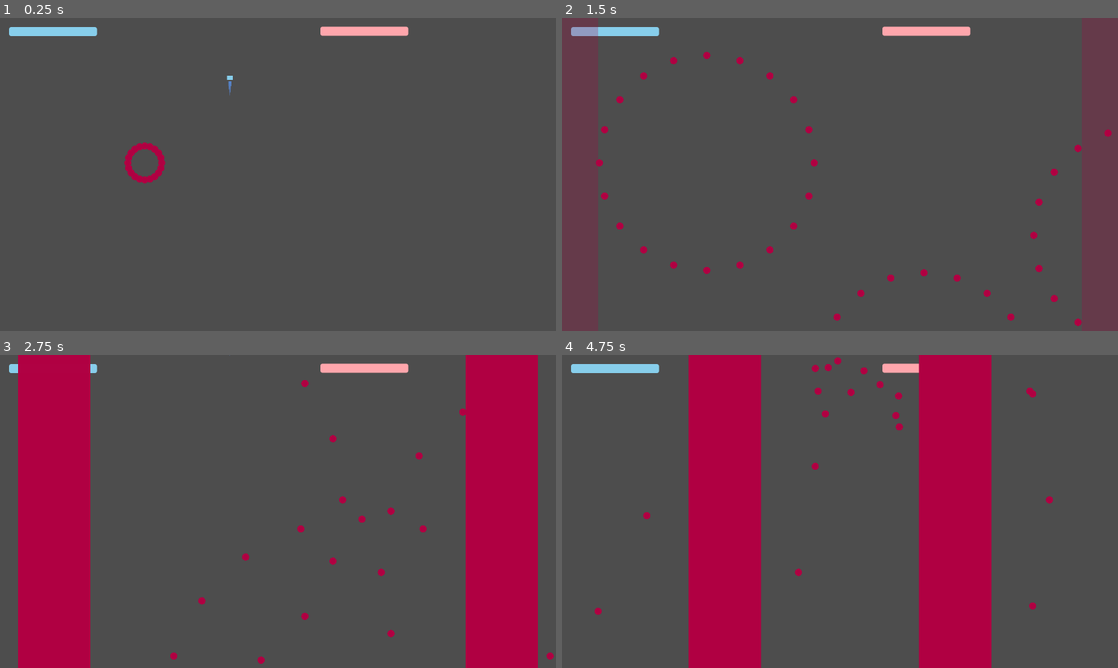
Above: before the commit, frames 1-4 (two rows, left to right).
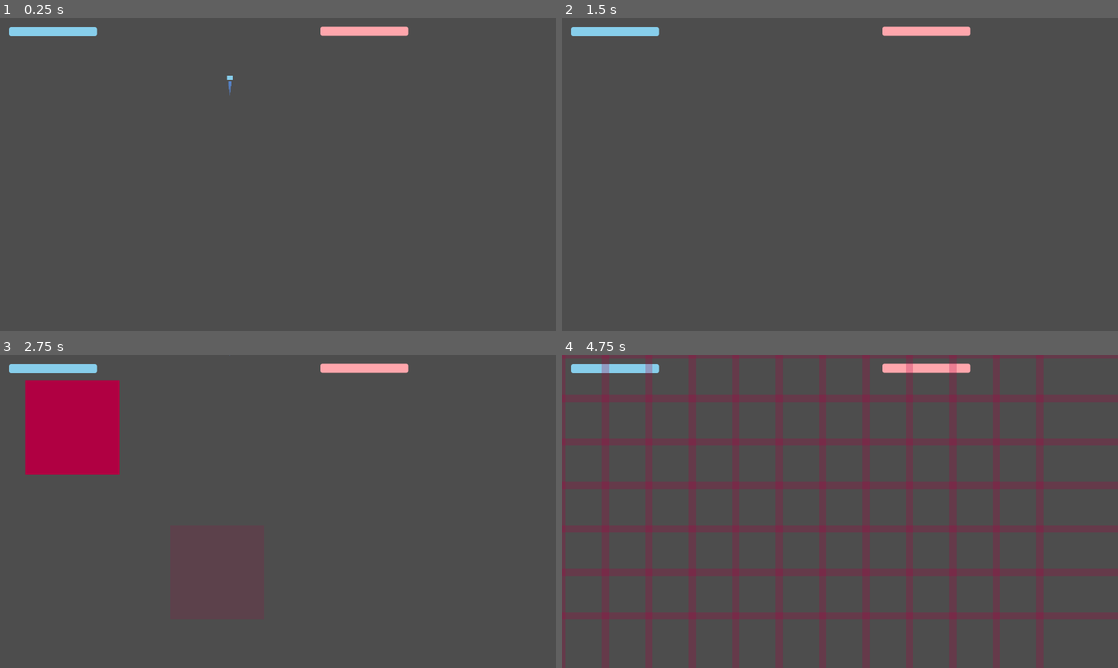
Above: after the commit, the same moments.

Repository: Sosenteam/sa-bullet-hell
Game: Godot game, scene res://levels/level.tscn
The game is run twice, just before and just after one commit, with the same random seed, the same clock (stepped at 60 frames per second) and the same inputs.
Inputs:
- Up to frame 1 (0.25 s): no input
- Up to frame 2 (1.5 s): no input
- Up to frame 3 (2.75 s): no input
- Up to frame 4 (4.75 s): no input

The runs differ from the first frame. In frame 1, 0.4% of the frame differs, in the area x 22-30%, y 39-53%; in frame 2, 1.0%; in frame 3, 25%; in frame 4, 28%, in the area x 0-89%, y 0-100%.

Commit message:
started alec level

Diff:
--- a/levels/level.tscn
+++ b/levels/level.tscn
@@ -4,7 +4,7 @@
 [ext_resource type="PackedScene" uid="uid://cve5veffvb4ca" path="res://manager.tscn" id="2_safpt"]
 [ext_resource type="PackedScene" uid="uid://bdyr0clmpxsvg" path="res://user_interface/ui.tscn" id="3_gjl0y"]
 [ext_resource type="PackedScene" uid="uid://yjjijai7t87k" path="res://player/player.tscn" id="4_vnv7o"]
-[ext_resource type="AudioStream" uid="uid://caa234djxmkko" path="res://music/alec-singer!.wav" id="5_safpt"]
+[ext_resource type="AudioStream" uid="uid://cqq6j1enomkq2" path="res://music/alec-singer!2.wav" id="5_safpt"]
 
 [sub_resource type="WorldBoundaryShape2D" id="WorldBoundaryShape2D_5mrsh"]
 normal = Vector2(1, 0)
--- a/levels/testing_level.gd
+++ b/levels/testing_level.gd
@@ -24,8 +24,8 @@
 	for i in 5:
 		shapes.append(manager.create_shape())
 	#level_one()
-	test_level()
-
+	#test_level()
+	level_alec()
 
 func _physics_process(delta: float) -> void:
 	#$HitzonePlayer.creaate_bullet(Vector2(1000,randf_range(0,600)),10,200*Vector2.from_angle(randf_range(4*PI/6,8*PI/6)))
@@ -138,3 +138,20 @@
 	level.set_parallel(false)
 	level.tween_callback(manager.create_horizontal_wipe.bind(0,10,60,Global.center.x,0.04,1))
 	level.tween_callback(manager.create_vertical_wipe.bind(0,10,60,Global.center.y,0.04,1))
+
+func level_alec():
+	music_player.play()
+	var level = get_parent().create_tween()
+	level.set_parallel(true)
+	level.tween_callback(manager.create_zone.bind(Vector2(100,100),Vector2(130,130))).set_delay(1.99)
+	level.tween_callback(manager.create_zone.bind(Vector2(300,300),Vector2(130,130))).set_delay(2.510)
+	level.tween_callback(manager.create_zone.bind(Vector2(500,100),Vector2(130,130))).set_delay(2.84)
+	level.tween_callback(manager.create_horizontal_wipe.bind(0,10,60,Global.center.x,0.001,1)).set_delay(4.421)
+	level.chain().tween_callback(manager.create_vertical_wipe.bind(0,10,60,Global.center.y,0.001,1))
+	for pos in corners_and_centers:
+		var angle_to_center = pos.angle_to_point(Global.center / 2)
+		level.tween_callback(manager.create_cannon.bind(pos, angle_to_center, 0.5, 8, 150,10)).set_delay(3.266)
+	level.tween_callback(manager.create_zone.bind(Global.center/4,Global.screen_size/4,1)).set_delay(17.97)
+	level.tween_callback(manager.create_zone.bind(Global.center/4+Vector2(0,Global.center.y/2),Global.screen_size/4,1)).set_delay(18.97)
+	level.tween_callback(manager.create_zone.bind((3*Global.center)/4,Global.screen_size/4,1)).set_delay(19.97)
+	level.tween_callback(manager.create_zone.bind(Global.center/4+Vector2(Global.center.x/2,0),Global.screen_size/4,1)).set_delay(20.97)
Not shown, removed: music/alec-singer!.wav.import
Not shown, added: music/alec-singer!2.wav.import
Not shown, changed: music/alec-singer!.wav
Not shown, added: music/alec-singer!2.wav
